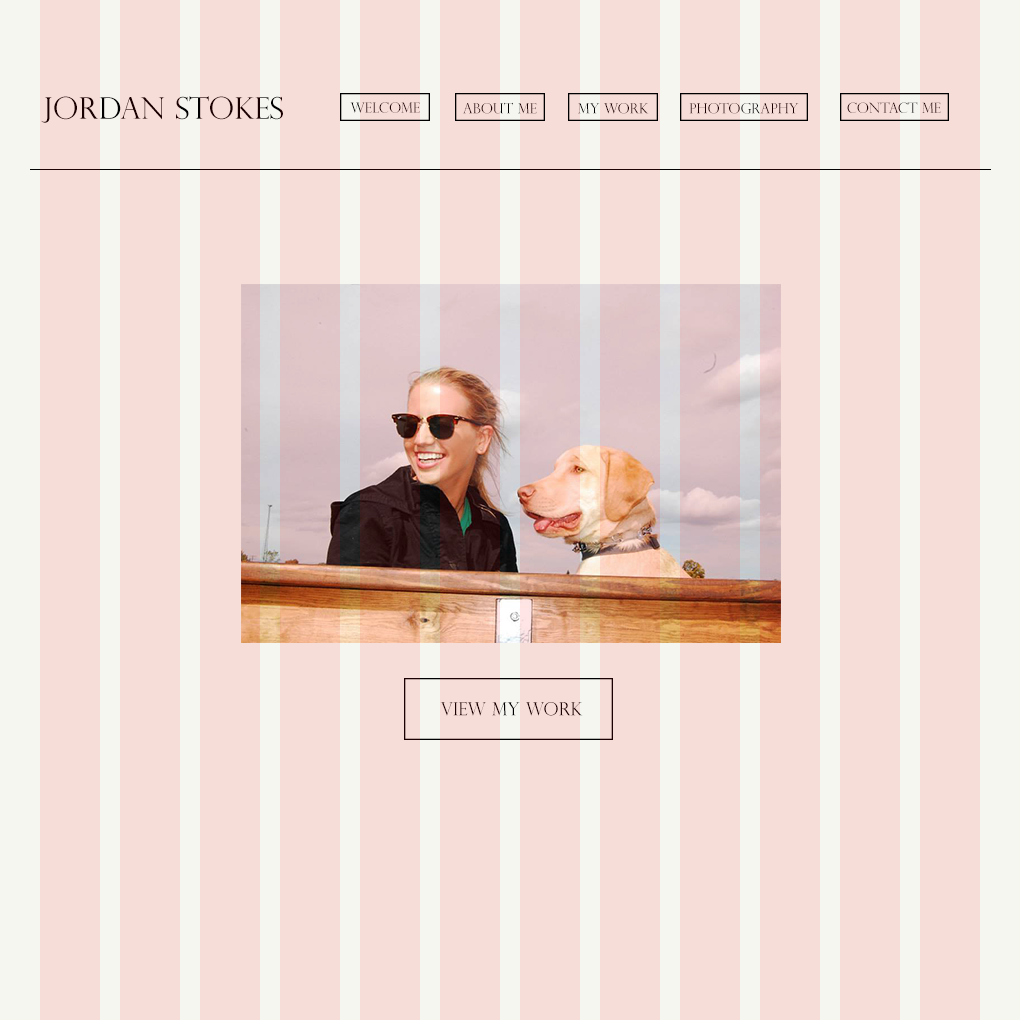
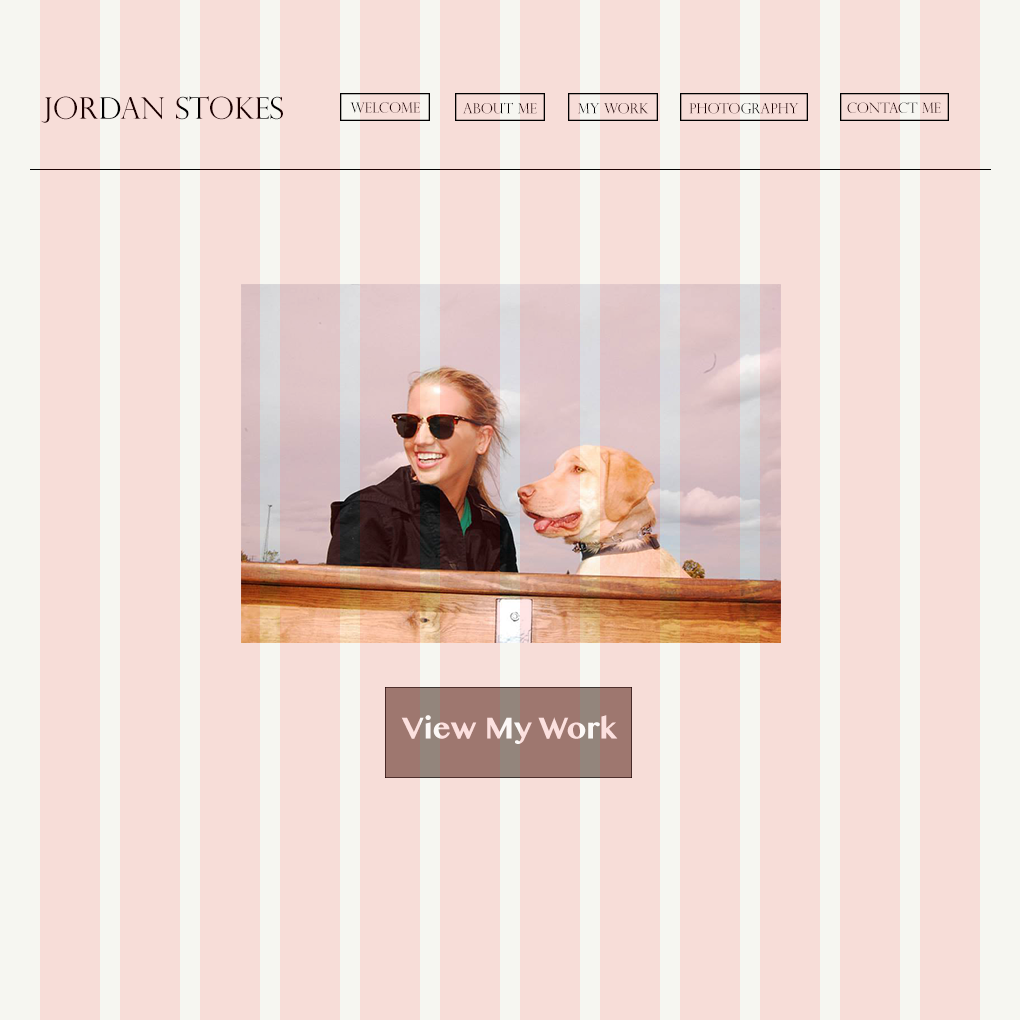
The second 1020×1020 image is a revision of the first. Changes to its layers:
removed layer "View my work" over [440, 702, 583, 716]
added layer "View My Work" above "Rectangle 2" over [401, 715, 618, 744]
renamed "Rectangle 1" to "Rectangle 2", moved it above "Layer 1", painted on it over [385, 678, 632, 778]
